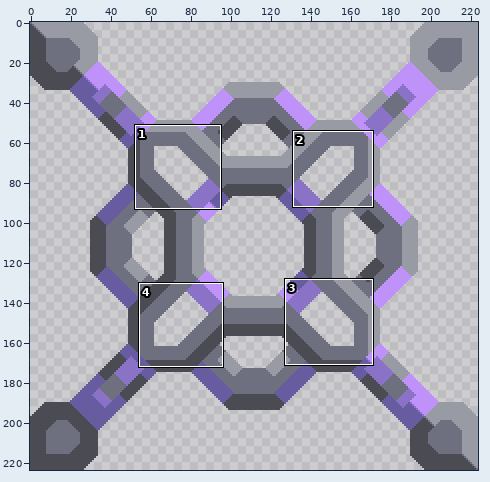
Two states of a sprite sheet, sprites/unit-assemblers/advanced-ship-assembler/advanced-ship-assembler-top.png. The first picture is a wide view before the edit; the outline marks the close-up.
Close-up. Before the edit:
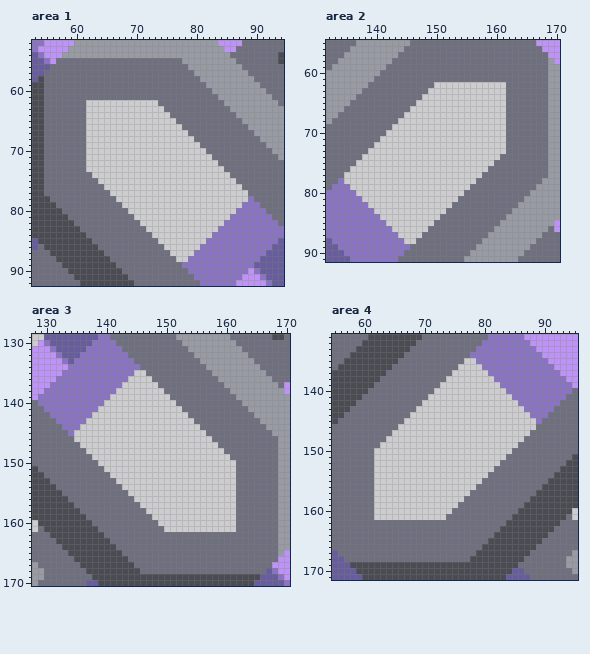
The file is 224x224 pixels. Shown: area 1: x 53..94, y 52..92; area 2: x 132..170, y 55..91; area 3: x 128..170, y 129..170; area 4: x 55..95, y 131..171.
New version:
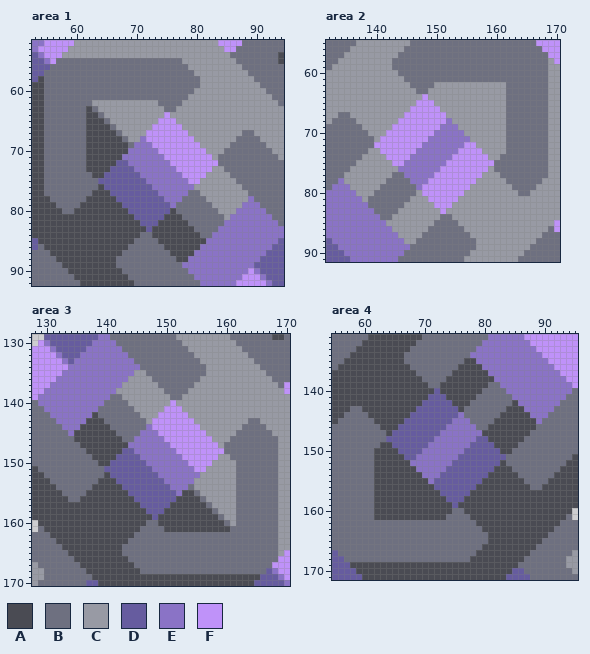
Palette (. is transparent): A #4a4b53  B #6e7080  C #989aa4  D #665c9f  E #8a73c6  F #bf92f9
What changed:
Changed rows in their new state; - is an unchanged pixel.
Area 1:
first column x 59:
59 ----------------------C-------
60 ---------------------CCC------
61 --------------------CCCCC-----
62 ---BCCCCCCCCCCC----CCCCCCC----
63 ---ABCCCCCCCCCCC--CCCCCCCCC---
64 ---AABCCCCCCCCCCFCCCCCCCCCCC--
65 ---AAABCCCCCCCCFFFCCCCCCCCCCC-
66 ---AAAABCCCCCCFFFFFCCCCCCCCCCC
67 ---AAAAABCCCCFFFFFFFCCCCCCCCC-
68 ---AAAAAABCCEFFFFFFFFCCCCCCC--
69 ---AAAAAAABEEEFFFFFFFFCCCCC---
70 ---AAAAAAAEEEEEFFFFFFFFCCC----
71 ---AAAAAAEEEEEEEFFFFFFFFC-----
72 ---AAAAADDEEEEEEEFFFFFFFF-----
73 ---AAAADDDDEEEEEEEFFFFFFCC----
74 ----AADDDDDDEEEEEEEFFFFCCCC---
75 -----DDDDDDDDEEEEEEEFFCCCCCC--
76 -----ADDDDDDDDEEEEEEECCCCCCCC-
77 ----AAADDDDDDDDEEEEEBBCCCCCCCC
78 ---AAAAADDDDDDDDEEEBBBBCCCCCCC
79 --AAAAAAADDDDDDDDEBBBBBBCCCCC-
80 -AAAAAAAAADDDDDDDABBBBBBBCCC--
81 AAAAAAAAAAADDDDDAAABBBBBBBC---
82 -AAAAAAAAAAADDDAAAAABBBBBB----
83 --AAAAAAAAAAADAAAAAAABBBB-----
84 ---AAAAAAAAA--AAAAAAAABB------
85 ----AAAAAAA----AAAAAAAA-------
86 -----AAAAA------AAAAAA--------
87 ------AAA--------AAAA---------
88 -------A----------AA----------
Area 2:
first column x 135:
59 -------C----------------------
60 ------CCC---------------------
61 -----CCCCC--------------------
62 ----CCCCCCC----CCCCCCCCCCCC---
63 ---CCCCCCCCC--CCCCCCCCCCCCC---
64 --CCCCCCCCCCCFCCCCCCCCCCCCC---
65 -CCCCCCCCCCCFFFCCCCCCCCCCCC---
66 CCCCCCCCCCCFFFFFCCCCCCCCCCC---
67 -CCCCCCCCCFFFFFFFCCCCCCCCCC---
68 --CCCCCCCFFFFFFFFECCCCCCCCC---
69 ---CCCCCFFFFFFFFEEECCCCCCCC---
70 ----CCCFFFFFFFFEEEEECCCCCCC---
71 -----CFFFFFFFFEEEEEEECCCCCC---
72 -----FFFFFFFFEEEEEEEFFCCCCC---
73 ----CCFFFFFFEEEEEEEFFFFCCCC---
74 ---CCCCFFFFEEEEEEEFFFFFFCC----
75 --CCCCCCFFEEEEEEEFFFFFFFF-----
76 -CCCCCCCCEEEEEEEFFFFFFFFC-----
77 CCCCCCCCBBEEEEEFFFFFFFFCCC----
78 CCCCCCCBBBBEEEFFFFFFFFCCCCC---
79 -CCCCCBBBBBBEFFFFFFFFCCCCCCC--
80 --CCCBBBBBBBCFFFFFFFCCCCCCCCC-
81 ---CBBBBBBBCCCFFFFFCCCCCCCCCCC
82 ----BBBBBBCCCCCFFFCCCCCCCCCCC-
83 -----BBBBCCCCCCCFCCCCCCCCCCC--
84 ------BBCCCCCCCC--CCCCCCCCC---
85 -------CCCCCCCC----CCCCCCC----
86 --------CCCCCC------CCCCC-----
87 ---------CCCC--------CCC------
88 ----------CC----------C-------
Area 3:
first column x 135:
135 ----------CC----------C-------
136 ---------CCCC--------CCC------
137 --------CCCCCC------CCCCC-----
138 -------CCCCCCCC----CCCCCCC----
139 ------BBCCCCCCCC--CCCCCCCCC---
140 -----BBBBCCCCCCCFCCCCCCCCCCC--
141 ----BBBBBBCCCCCFFFCCCCCCCCCCC-
142 ---ABBBBBBBCCCFFFFFCCCCCCCCCCC
143 --AAABBBBBBBCFFFFFFFCCCCCCCCC-
144 -AAAAABBBBBBEFFFFFFFFCCCCCCC--
145 AAAAAAABBBBEEEFFFFFFFFCCCCC---
146 AAAAAAAABBEEEEEFFFFFFFFCCC----
147 -AAAAAAAAEEEEEEEFFFFFFFFC-----
148 --AAAAAADDEEEEEEEFFFFFFFF-----
149 ---AAAADDDDEEEEEEEFFFFFFCC----
150 ----AADDDDDDEEEEEEEFFFFCCCC---
151 -----DDDDDDDDEEEEEEEFFCCCCC---
152 -----ADDDDDDDDEEEEEEECCCCCC---
153 ----AAADDDDDDDDEEEEECCCCCCC---
154 ---AAAAADDDDDDDDEEEBCCCCCCC---
155 --AAAAAAADDDDDDDDEAABCCCCCC---
156 -AAAAAAAAADDDDDDDAAAABCCCCC---
157 AAAAAAAAAAADDDDDAAAAAABCCCC---
158 -AAAAAAAAAAADDDAAAAAAAABCCC---
159 --AAAAAAAAAAADAAAAAAAAAABCC---
160 ---AAAAAAAAA--AAAAAAAAAAABC---
161 ----AAAAAAA----AAAAAAAAAAAB---
162 -----AAAAA--------------------
163 ------AAA---------------------
164 -------A----------------------
Area 4:
first column x 59:
135 -------A----------AA----------
136 ------AAA--------AAAA---------
137 -----AAAAA------AAAAAA--------
138 ----AAAAAAA----AAAAAAAA-------
139 ---AAAAAAAAA--AAAAAAAABB------
140 --AAAAAAAAAAADAAAAAAABBBB-----
141 -AAAAAAAAAAADDDAAAAABBBBBB----
142 AAAAAAAAAAADDDDDAAABBBBBBBA---
143 -AAAAAAAAADDDDDDDABBBBBBBAAA--
144 --AAAAAAADDDDDDDDEBBBBBBAAAAA-
145 ---AAAAADDDDDDDDEEEBBBBAAAAAAA
146 ----AAADDDDDDDDEEEEEBBAAAAAAAA
147 -----ADDDDDDDDEEEEEEEAAAAAAAA-
148 -----DDDDDDDDEEEEEEEDDAAAAAA--
149 ----AADDDDDDEEEEEEEDDDDAAAA---
150 ---AAAADDDDEEEEEEEDDDDDDAA----
151 ---AAAAADDEEEEEEEDDDDDDDD-----
152 ---AAAAAAEEEEEEEDDDDDDDDA-----
153 ---AAAAAAAEEEEEDDDDDDDDAAA----
154 ---AAAAAAAAEEEDDDDDDDDAAAAA---
155 ---AAAAAAAAAEDDDDDDDDAAAAAAA--
156 ---AAAAAAAAAADDDDDDDAAAAAAAAA-
157 ---AAAAAAAAAAADDDDDAAAAAAAAAAA
158 ---AAAAAAAAAAAADDDAAAAAAAAAAA-
159 ---AAAAAAAAAAAAADAAAAAAAAAAA--
160 ---AAAAAAAAAAAAA--AAAAAAAAA---
161 ---AAAAAAAAAAAA----AAAAAAA----
162 --------------------AAAAA-----
163 ---------------------AAA------
164 ----------------------A-------
